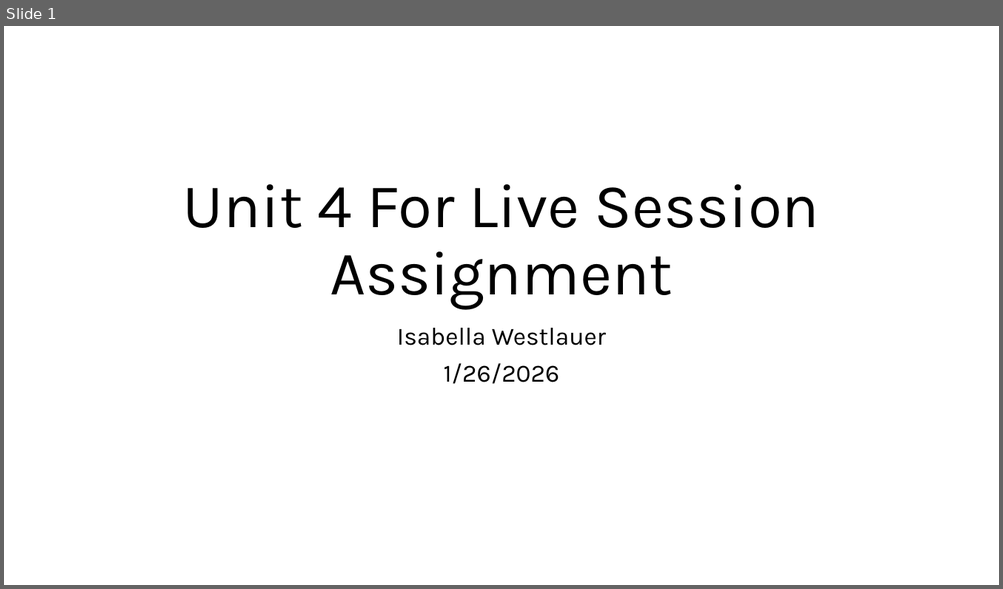
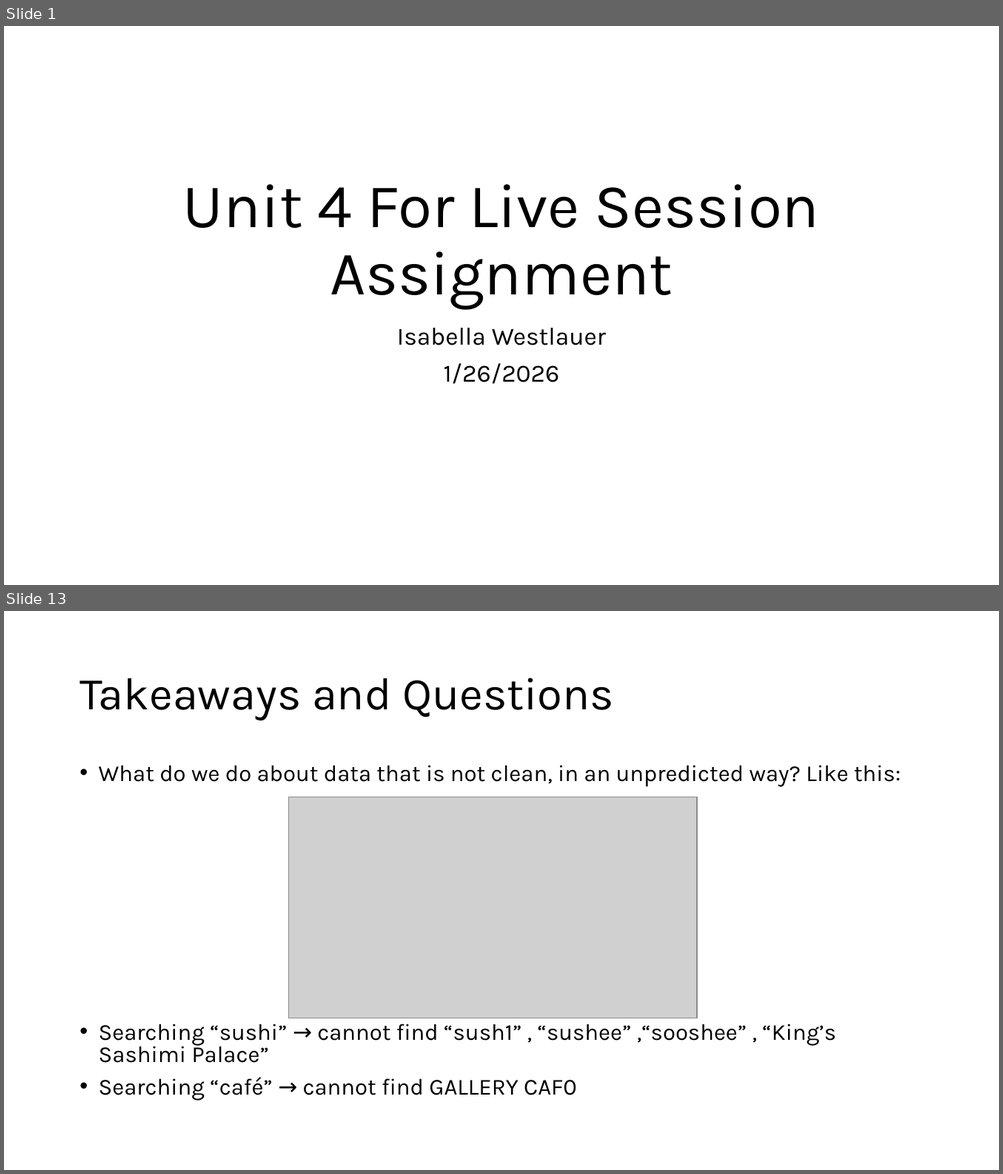
Before and after one commit to Iwestlauer/doing_data_science, a slide deck: Unit 4 Tidyverse/Isabella_Westlauer_FLS_Unit4.pptx. Shown one above the other, each under a label of ours: slide 1 before the commit, slides 1 and 13 after it; the slides between them are not shown. The pictures are 1003x589 and 1003x1174 pixels, drawn with LibreOffice and Linux fonts; fonts in the diff are those of the drawing; grey boxes stand for pictures. Boxes give left, top, right and bottom in pixels: in the first picture for what was removed or moved away, otherwise in the second. Text is boxed around its words. In the diff, an @@ line names an element or a change of style, - is before the commit and + after.

```diff
--- a/Unit 4 Tidyverse/Isabella_Westlauer_FLS_Unit4.pptx
+++ b/Unit 4 Tidyverse/Isabella_Westlauer_FLS_Unit4.pptx
@@ slide 13 added at (4, 611, 999, 1170), background #FFFFFF @@
@@ title added at (79, 678, 614, 721), 44 pt, text #000000 @@
+Takeaways and Questions
@@ text added at (99, 765, 900, 1101), 22.2 pt, text #000000 @@
+• What do we do about data that is not clean, in an unpredicted way? Like this:
+• Searching “sushi” → cannot find “sush1” , “sushee” ,“sooshee” , “King’s Sashimi Palace”
+• Searching “café” → cannot find GALLERY CAF0
@@ picture added at (289, 797, 697, 1019) @@
```
Also in this commit, not shown: 4 slides changed, 9 other slides added, 2 slides removed, 7 other files.
